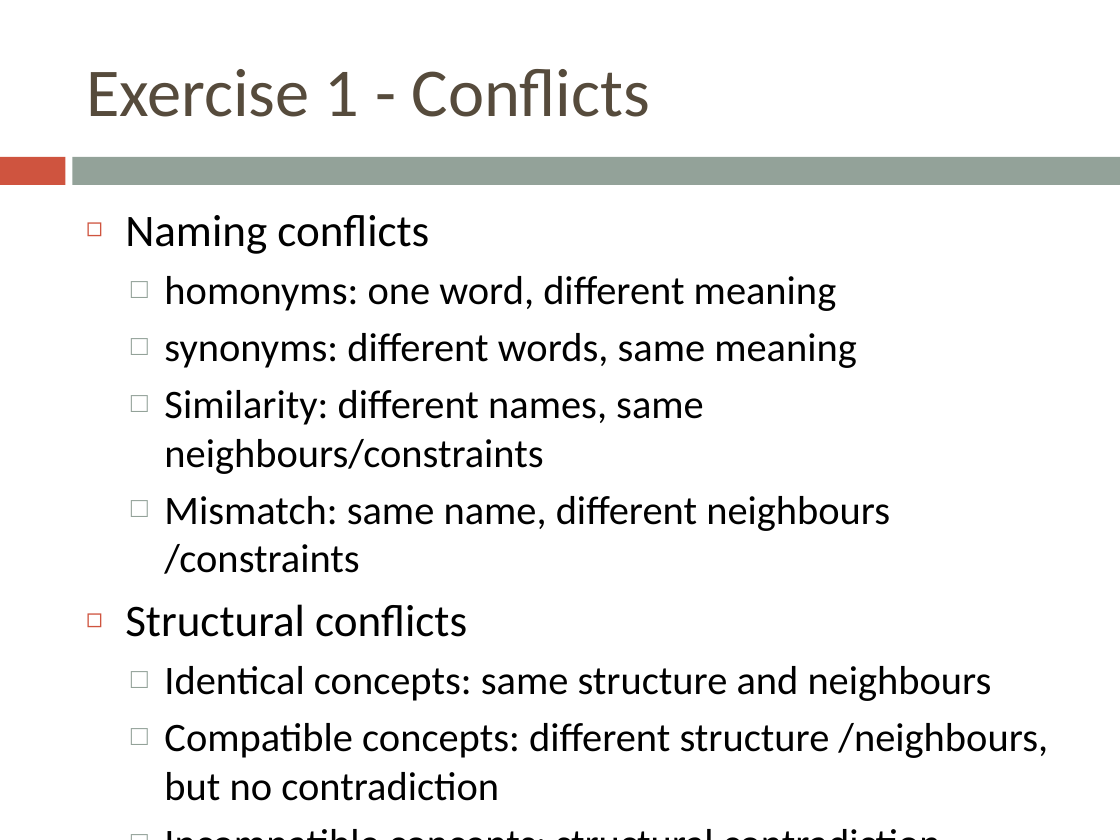
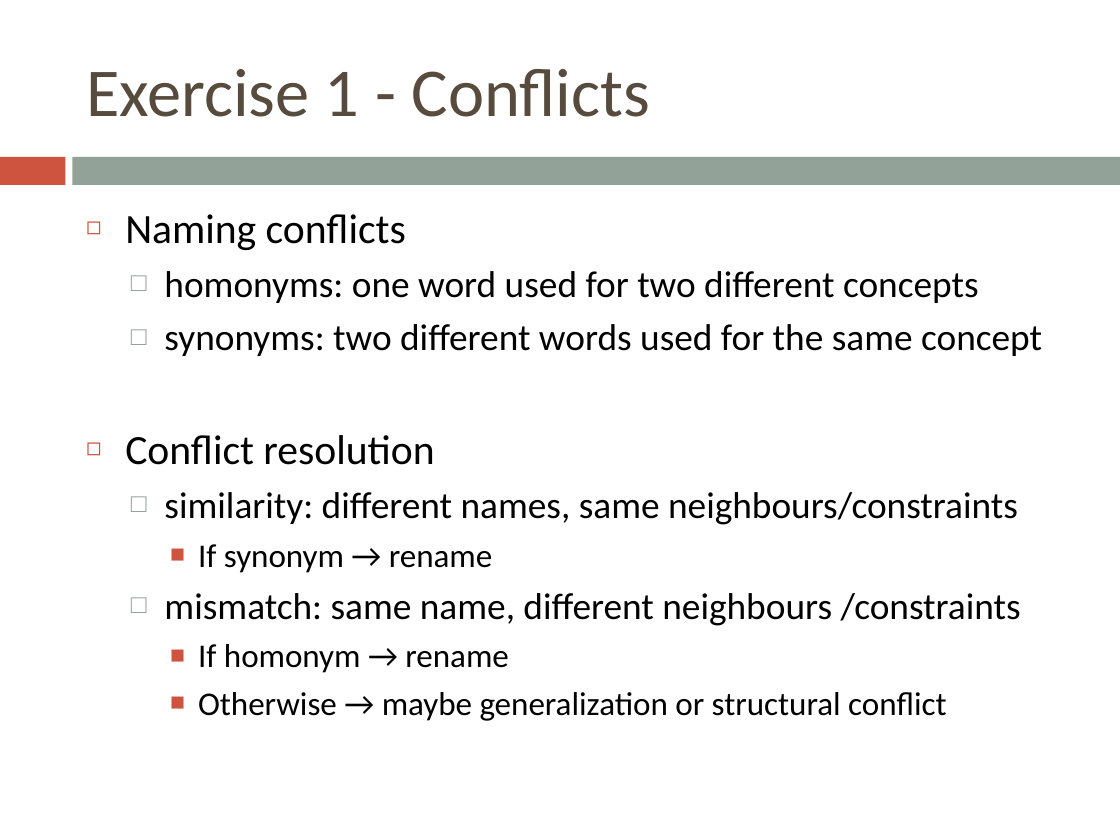
Before and after one commit to bugxd/DBTech, a slide deck: slide 3 of Assignment_4.pptx. Drawn at 1120x840 pixels with LibreOffice and Linux fonts; fonts in the diff are those of the drawing. Boxes give left, top, right and bottom in pixels: in the first picture for what was removed or moved away, otherwise in the second. Text is boxed around its words. In the diff, an @@ line names an element or a change of style, - is before the commit and + after.

```diff
--- a/Assignment_4.pptx
+++ b/Assignment_4.pptx
@@ text at box(125, 214, 406, 250): size 29 to 26.8 pt in "Naming conflicts" @@
@@ text at box(125, 271, 1042, 721): text changed; size 26 to 24.1 pt @@
-  □ homonyms: one word, different meaning
-  □ synonyms: different words, same meaning
-  □ Similarity: different names, same neighbours/constraints
-  □ Mismatch: same name, different neighbours /constraints
-◻ Structural conflicts
-  □ Identical concepts: same structure and neighbours
-  □ Compatible concepts: different structure /neighbours, but no contradiction
-  □ Incompatible concepts: structural contradiction
+  □ homonyms: one word used for two different concepts
+  □ synonyms: two different words used for the same concept
+◻ Conflict resolution
+  □ similarity: different names, same neighbours/constraints
+    ■ If synonym → rename
+  □ mismatch: same name, different neighbours /constraints
+    ■ If homonym → rename
+    ■ Otherwise → maybe generalization or structural conflict
```
Also in this commit, not shown: 7 other slides changed, 17 slides added, 2 slides removed, 21 other files.
